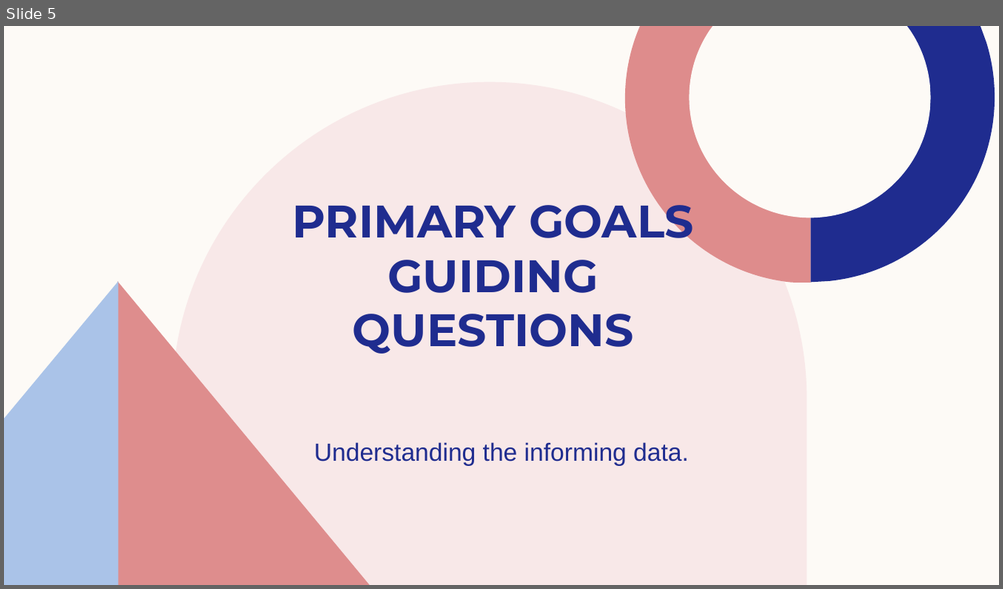
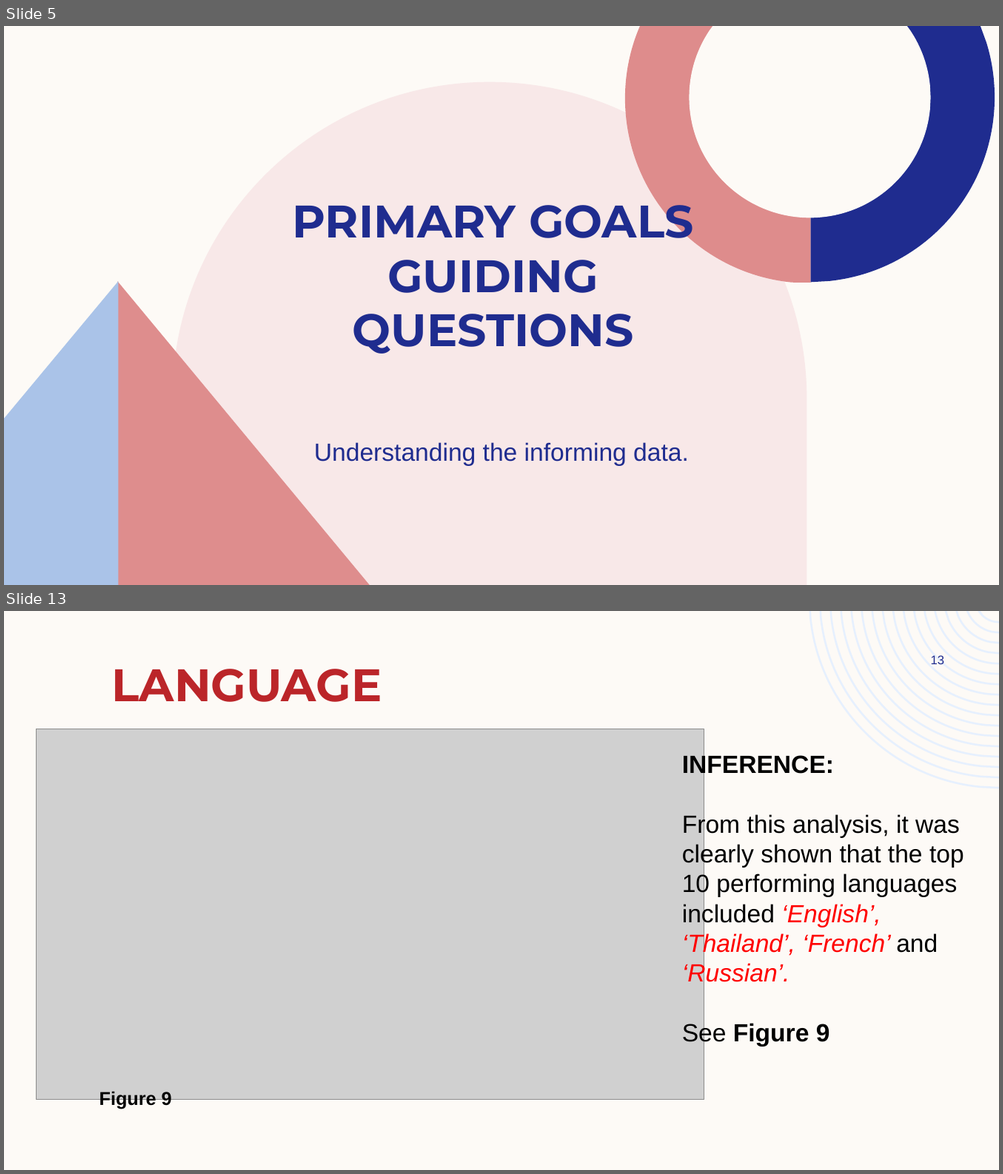
Before and after one commit to rurigi-waweru/dsc-waweru-phase-one-project, a slide deck: Presentation (MICROSOFT STUDIO).pptx. Shown one above the other, each under a label of ours: slide 5 before the commit, slides 5 and 13 after it; the slides between them are not shown. The pictures are 1003x589 and 1003x1174 pixels, drawn with LibreOffice and Linux fonts; fonts in the diff are those of the drawing; grey boxes stand for pictures. Boxes give left, top, right and bottom in pixels: in the first picture for what was removed or moved away, otherwise in the second. Text is boxed around its words. In the diff, an @@ line names an element or a change of style, - is before the commit and + after.

```diff
--- a/Presentation (MICROSOFT STUDIO).pptx
+++ b/Presentation (MICROSOFT STUDIO).pptx
@@ slide 13 added at box(4, 611, 999, 1170), background #FDFAF6 @@
@@ freeform shape added at box(809, 611, 999, 789), fill #E6F0FE @@
@@ title added at box(111, 669, 381, 702), 44 pt, text #BC2529, bold @@
+LANGUAGE
@@ page number added at box(930, 655, 945, 664), 12 pt, text #1F2C8F @@
+13
@@ picture added at box(36, 729, 704, 1100) @@
@@ text added at box(682, 753, 964, 1047), 24 pt, text #000000 @@
+INFERENCE:
+From this analysis, it was clearly shown that the top 10 performing languages included ‘English’, ‘Thailand’, ‘French’ and ‘Russian’.
+See Figure 9
@@ text added at box(99, 1091, 172, 1109), 18 pt, text #000000, bold @@
+Figure 9
```
Also in this commit, not shown: 4 slides changed, 8 other slides added, 4 slides removed, 22 other files.
